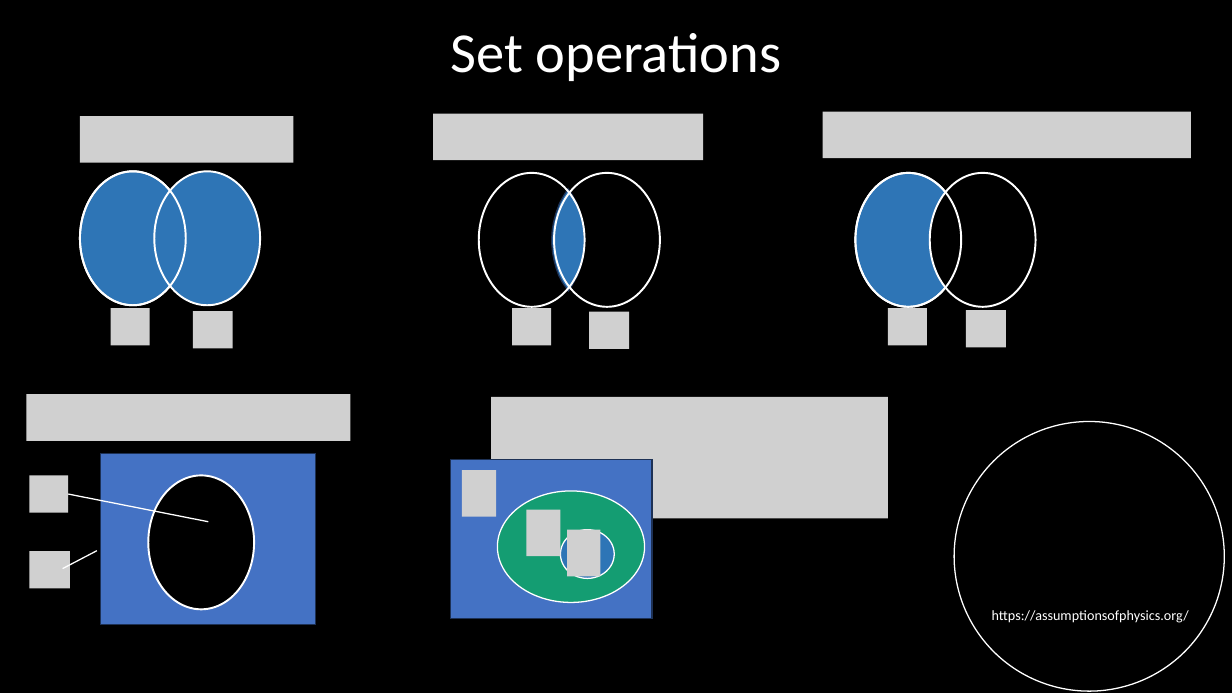
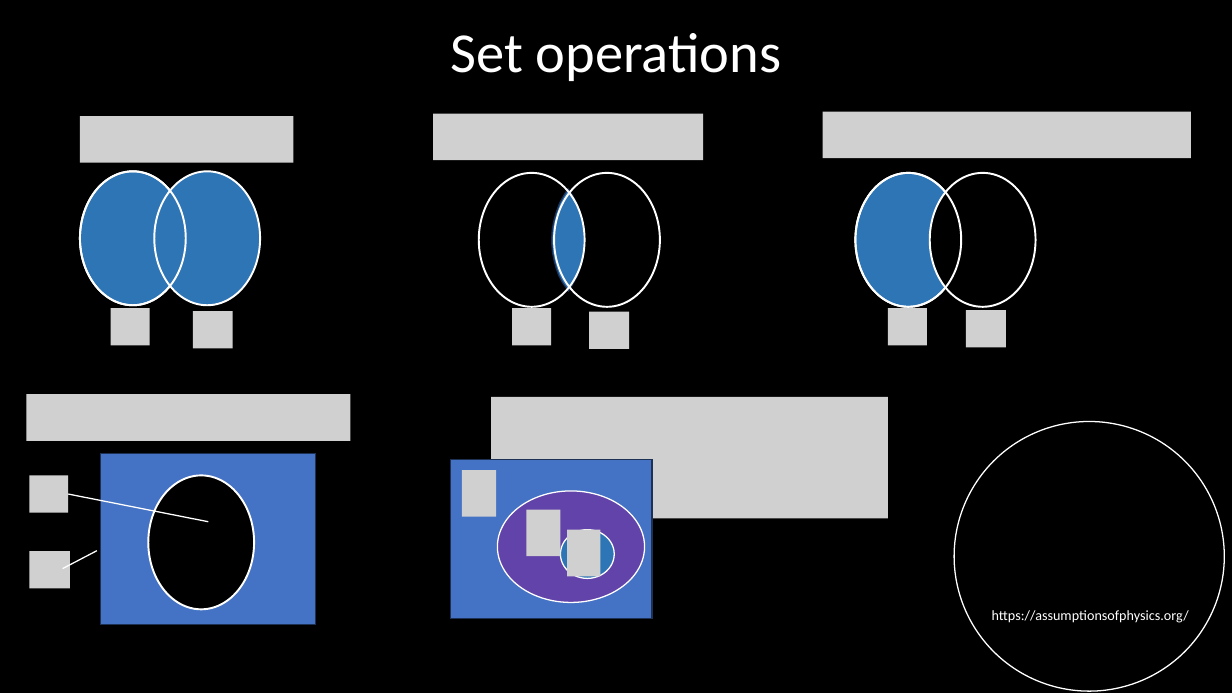
Before and after one commit to assumptionsofphysics/slides, a slide deck: slide 6 of Set Theory 112623.pptx. Drawn at 1232x693 pixels with LibreOffice and Linux fonts; fonts in the diff are those of the drawing; grey boxes stand for pictures; background and template pictures are left out. Boxes give left, top, right and bottom in pixels: in the first picture for what was removed or moved away, otherwise in the second. Text is boxed around its words. In the diff, an @@ line names an element or a change of style, - is before the commit and + after.

```diff
--- a/Set Theory 112623.pptx
+++ b/Set Theory 112623.pptx
@@ ellipse at box(497, 491, 644, 603): fill #00B050 at 70% opacity to #7030A0 at 70% opacity @@
```
Also in this commit, not shown: 3 other slides changed.
